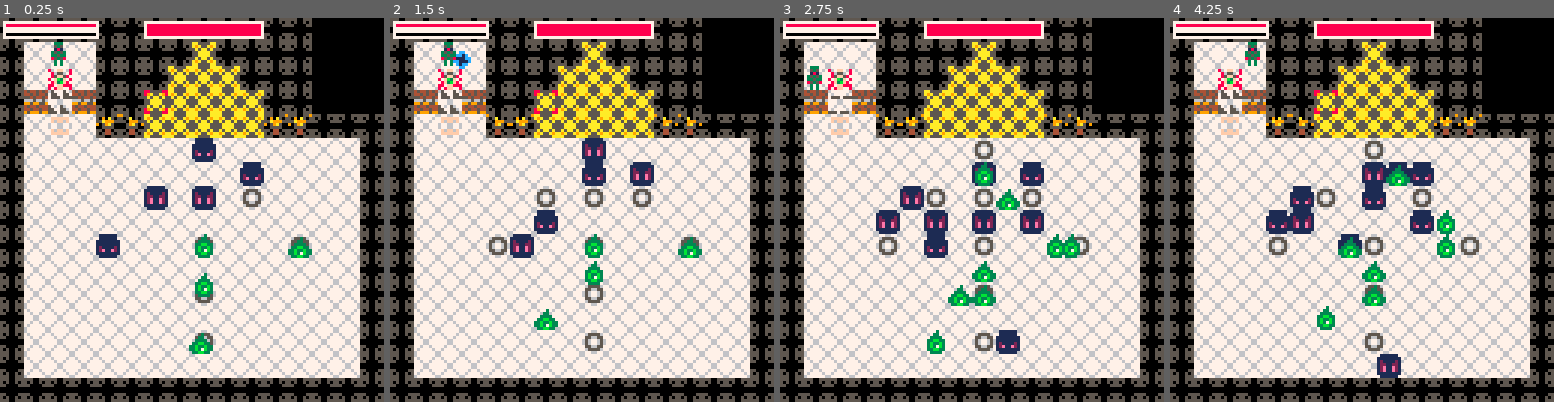
Above: before the commit, frames 1-4 (left to right).
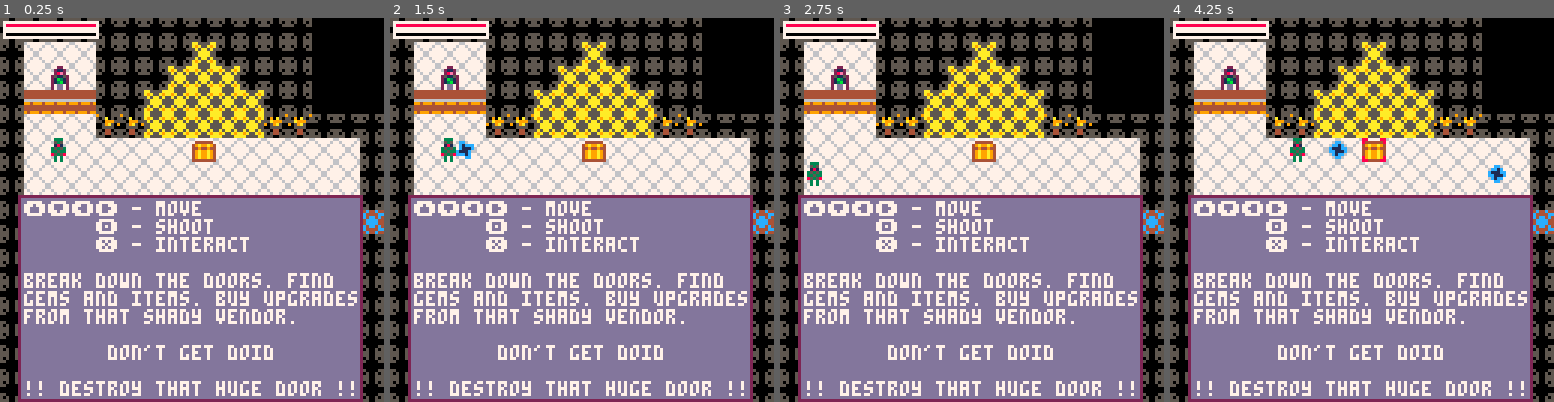
Above: after the commit, the same moments.

Repository: rledford/pico-door
Game: PICO-8 cartridge door.p8
The game is run twice, just before and just after one commit, with the same random seed, the same clock (stepped at 60 frames per second) and the same inputs.
Inputs:
- Up to frame 1 (0.25 s): no input
- Up to frame 2 (1.5 s): tap O (Z key) at 0.33, 0.7, 1.43 s; tap X (X key) at 1.07 s
- Up to frame 3 (2.75 s): hold Left 1.97-2.37 s; tap X (X key) at 2.07, 2.4, 2.73 s; tap O (Z key) at 2.22 s; hold Down from 2.42 s (still down)
- Up to frame 4 (4.25 s): release Down at 2.82 s; hold Right 2.87-3.53 s; tap X (X key) every 0.33 s from 3.07 to 4.07 s; tap O (Z key) at 3.1, 3.98 s; hold Up 3.58-4.08 s; hold Right from 4.13 s (still down)

The runs differ from the first frame. In frame 1, 48% of the frame differs, in the area x 4-100%, y 0-100%; in frame 2, 49%; in frame 3, 49%; in frame 4, 50%.

Commit message:
Add toast message window. Add intro toast describing controls and gameplay. Upgrades show toast with name and description.

Diff:
--- a/door.p8
+++ b/door.p8
@@ -167,6 +167,7 @@
 is_boss_room = false
 max_boss_hp = 100
 boss_hp = max_boss_hp
+toast_msg_window = nil
 
 update_fn = function()
 end
@@ -178,9 +179,21 @@
 	cls()
 	player = init_object(player_type, 16, 40)
 	start_room_transition(0,0)
-	init_object(moose_type, 64,64)
 	update_fn = game_update
-	goto_boss_room()
+	show_toast_message({
+		"⬆️⬇️⬅️➡️ - move",
+		"      🅾️ - shoot",
+		"      ❎ - interact",
+		"",
+		"break down the doors. find",
+		"gems and items. buy upgrades",
+		"from that shady vendor.",
+		"",
+		"       don't get doid       ",
+		"",
+		"!! destroy that huge door !!"
+	}, 750)
+	-- goto_boss_room()
 end
 
 function _update60()
@@ -209,6 +222,9 @@
 	draw_particles()
 	if window ~= nil then
 		window.draw(window)
+	end
+	if toast_msg_window != nil then
+		toast_msg_window.draw(toast_msg_window)
 	end
 	-- if debug then
 	-- 	print("mem kb: "..stat(0),  camera_pos.x + 1, camera_pos.y + 1 + 8, 8)
@@ -242,6 +258,9 @@
 		obj.move()
 	end)
 	update_particles()
+	if toast_msg_window != nil then
+		toast_msg_window.update(toast_msg_window)
+	end
 end
 
 -- player --
@@ -360,9 +379,11 @@
 			upgrade_fast_shot,
 		}
 		this.anim = make_animation({37,38}, 20)
+		this.can_interact = false
 	end,
 	update=function(this)
-		if window == nil and player ~= nil and not player.dead and btnp(k_action) and flr(get_range(this, player)) <= TILE_SIZE*2 then
+		this.can_interact = window == nil and player ~= nil and not player.dead and flr(get_range(this, player)) <= TILE_SIZE*2
+		if this.can_interact and btnp(k_action) then
 			show_vendor_window(this)
 		end
 		this.anim.update()
@@ -458,6 +479,7 @@
 }
 
 function show_vendor_window(vendor_obj)
+	toast_msg_window = nil
 	sfx(8)
 	local win = {
 		selected_upgrade = 1,
@@ -529,6 +551,44 @@
 	end
 end
 
+-- toast message --
+-------------------
+function show_toast_message(text_list,lifetime)
+	local line_count = count(text_list)
+	local tmp_w,w,h,pad,lifetime = 0,0,line_count * 4,2,lifetime or 600
+	foreach(text_list, function(msg)
+		tmp_w = text_w_px(msg)
+		if tmp_w > w then
+			w = tmp_w
+		end
+	end)
+	w += pad * 2
+	h += pad * 2 + line_count * 2
+	local toast = {
+		update=function(this)
+			lifetime -= 1
+			if lifetime <= 0 then
+				toast_msg_window = nil
+			end
+		end,
+		draw=function(this)
+			local left,top =
+				camera_pos.x + SCREEN_SIZE/2 - w/2,
+				camera_pos.y + SCREEN_SIZE - h + 1
+			local right,bottom =
+				left + w - 1,
+				top + h - 2
+
+			rectfill(left,top,right,bottom,13)
+			rect(left,top,right,bottom,2)
+			for i=1,line_count do
+				print(text_list[i],left + pad,(4+2) *(i-1) + top + pad,7)
+			end
+		end
+	}
+	toast_msg_window = toast
+end
+
 -- pickups --
 -------------
 
@@ -601,6 +661,7 @@
 	function()
 		type.on_upgrade()
 		sfx(11)
+		show_toast_message({type.name,"",type.description})
 		destroy_object(pickup)
 	end
 	return pickup
@@ -1038,7 +1099,8 @@
 		this.is_boss_portal = false
 	end,
 	update=function(this)
-		if player ~= nil and not player.dead and btnp(k_action) and player.x == this.x and player.y == this.y then
+		this.can_interact = player ~= nil and not player.dead and player.x == this.x and player.y == this.y
+		if this.can_interact and btnp(k_action) then
 			this.on_interact()
 		end
 		this.frame_time += 1
@@ -1173,7 +1235,9 @@
 
 	obj.type,obj.collidable,obj.targetable,obj.flip,obj.x,obj.y,obj.hitbox,obj.spd,
 	obj.moves,obj.group,obj.hp,obj.anim,obj.is_hurt,obj.hurt_duration,
-	obj.hurt_duration_timer,obj.hurt_collidable,obj.static,obj.touch_damage=type,
+	obj.hurt_duration_timer,obj.hurt_collidable,obj.static,obj.touch_damage,
+	can_interact=
+	type,
 	true,
 	true,
 	{x=false,y=false},
@@ -1190,7 +1254,8 @@
 	0,
 	true,
 	false,
-	0
+	0,
+	false
 
 	obj.collide=function(groups)
 		local other
@@ -1513,6 +1578,9 @@
 		obj.type.draw(obj)
 	elseif obj.anim ~= nil then
 		obj.anim.draw(obj)
+	end
+	if obj.can_interact then
+		print("❎", obj.x,obj.y-6,12)
 	end
 	if debug then
 		rect(obj.x+obj.hitbox.x,obj.y+obj.hitbox.y,obj.x+obj.hitbox.x+obj.hitbox.w-1,obj.y+obj.hitbox.y+obj.hitbox.h-1,8)
@@ -2135,10 +2203,10 @@
 0102250201010105050501010100000001020202020202020202020102020201010104020402010000000000000000000102020202020202020202020202020100000000000000000000000000000000000000000000000000000000000000000000000000000000000000000000000000000000000000000000000000000000
 0127272701010505050505010100000001020201020202020202020102020202020302040202010000000000000000000102020202020202020202020202020100000000000000000000000000000000000000000000000000000000000000000000000000000000000000000000000000000000000000000000000000000000
 0102020239390505050505393901010101020601020202020202020102020201010104020402010000000000000000000102020202020202020202020202020100000000000000000000000000000000000000000000000000000000000000000000000000000000000000000000000000000000000000000000000000000000
-0102020202020202020202020202020101020202020202020202020102020201010202020202010000000000000000000102020202020202020202020202020100000000000000000000000000000000000000000000000000000000000000000000000000000000000000000000000000000000000000000000000000000000
+0102020202020202160202020202020101020202020202020202020102020201010202020202010000000000000000000102020202020202020202020202020100000000000000000000000000000000000000000000000000000000000000000000000000000000000000000000000000000000000000000000000000000000
 0102020202020202020202020202020101020202020202020202020102020201010202020202010101010000000000000102020202020202020202020202020100000000000000000000000000000000000000000000000000000000000000000000000000000000000000000000000000000000000000000000000000000000
 010202020202020202020202020202010102020202020202020202010202020101020206020202022b010000000000000102020202020202020202020202020100000000010101010101010101000000000000000000000000000000000000000000000000000000000000000000000000000000000000000000000000000000
-0102020202020202020202020202021602020202020202020202020102060201010202020202020202010000000000000102020202020202020202020202020100000001010101013901010101010000000000000000000000000000000000000000000000000000000000000000000000000000000000000000000000000000
+0102020202020202020202020202020302020202020202020202020102060201010202020202020202010000000000000102020202020202020202020202020100000001010101013901010101010000000000000000000000000000000000000000000000000000000000000000000000000000000000000000000000000000
 0102020202020202020202020202020101020202020202020202020102020201010202020202020202010101010101010102020202020202020202020202020100000001013902020202023901010000000000000000000000000000000000000000000000000000000000000000000000000000000000000000000000000000
 0102020202020202020202020202020101020202020202020202020102020201010202020202020202020202020202010102020202020202020202020202020100000001010202020202020201010000000000000000000000000000000000000000000000000000000000000000000000000000000000000000000000000000
 0102020202020202020202020202020101020202020202020202020102020201010202020202020202020204020401010102020202020202020202020202020100000001010202022302020201010000000000000000000000000000000000000000000000000000000000000000000000000000000000000000000000000000
